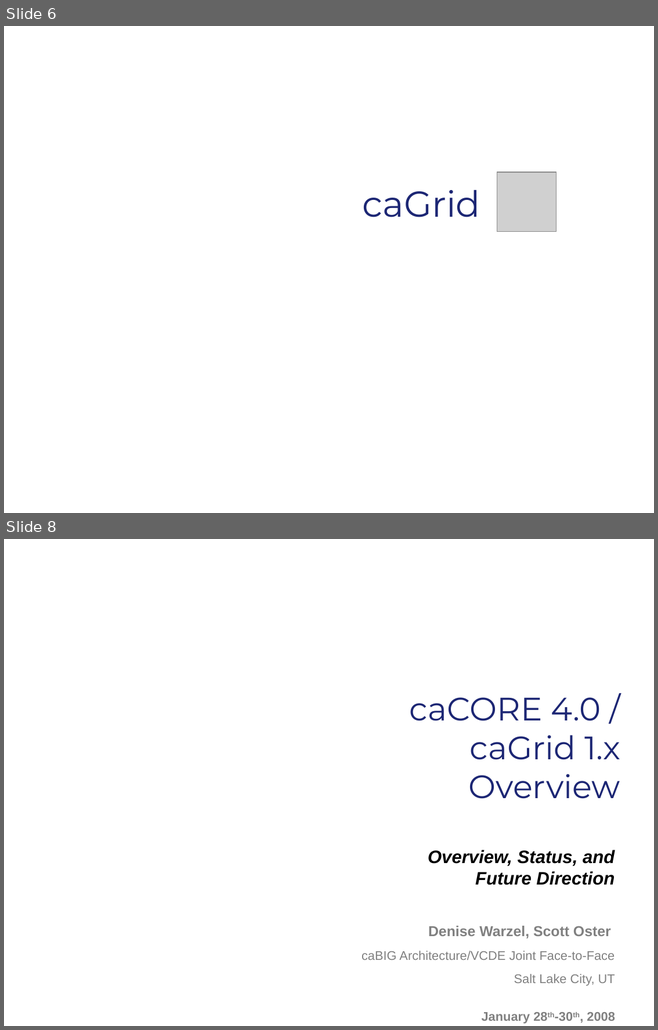
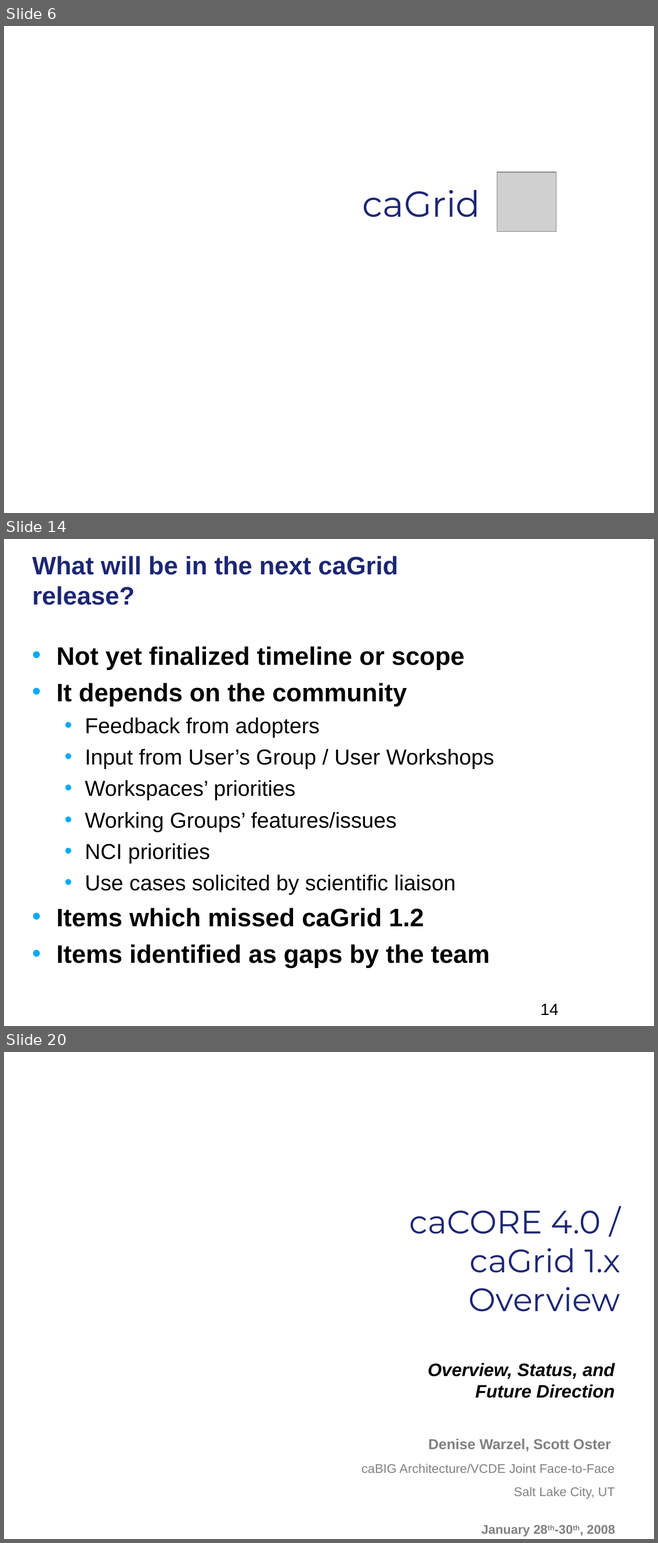
Before and after one commit to NCIP/cagrid-docs, a slide deck: presentations/200801_VCDE_ARCH/20080128_30_XCWS_F2F_Day2_caCORE_caGrid.ppt. Shown one above the other, each under a label of ours: slides 6 and 8 before the commit, slides 6, 14 and 20 after it; the slides between them are not shown. The pictures are 658x1030 and 658x1543 pixels, drawn with LibreOffice and Linux fonts; fonts in the diff are those of the drawing; grey boxes stand for pictures; background and template pictures are left out. Boxes give left, top, right and bottom in pixels: in the first picture for what was removed or moved away, otherwise in the second. Text is boxed around its words. In the diff, an @@ line names an element or a change of style, - is before the commit and + after.

```diff
--- a/presentations/200801_VCDE_ARCH/20080128_30_XCWS_F2F_Day2_caCORE_caGrid.ppt
+++ b/presentations/200801_VCDE_ARCH/20080128_30_XCWS_F2F_Day2_caCORE_caGrid.ppt
@@ slide 14 added at <box>4,539,654,1026</box>, background picture (left out) @@
@@ title added at <box>32,556,398,605</box>, 28 pt, text #1C2674, bold @@
+What will be in the next caGrid release?
@@ text added at <box>56,646,494,968</box>, 24 pt, text #000000 @@
+• Not yet finalized timeline or scope
+• It depends on the community
+  • Feedback from adopters
+  • Input from User’s Group / User Workshops
+  • Workspaces’ priorities
+  • Working Groups’ features/issues
+  • NCI priorities
+  • Use cases solicited by scientific liaison
+• Items which missed caGrid 1.2
+• Items identified as gaps by the team
@@ page number added at <box>540,1004,558,1015</box>, 18 pt, text #000000 @@
+14
@@ what was slide 8 is now slide 20 @@
```
Also in this commit, not shown: 1 slide changed, 15 other slides added, 1 slide removed.
